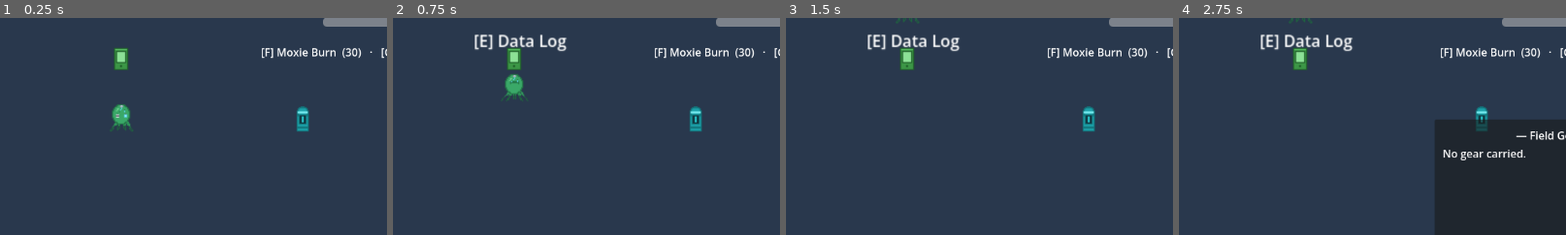
Above: before the commit, frames 1-4 (left to right).
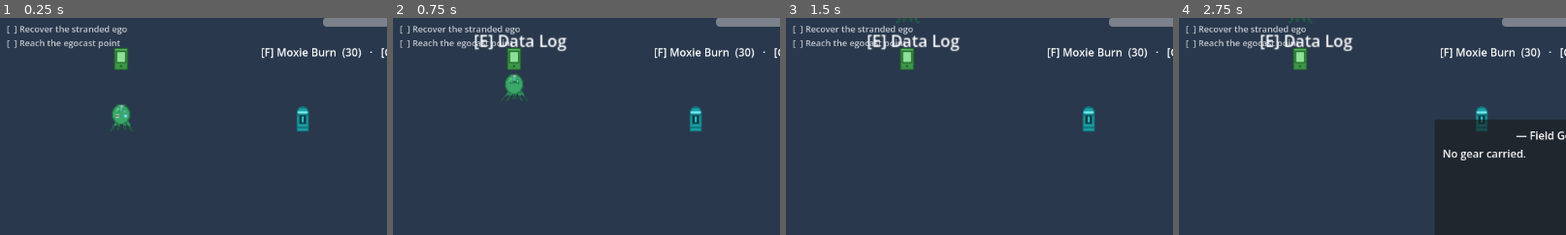
Above: after the commit, the same moments.

Repository: Curious-Conclusion/habitate-echo
Game: Godot game, scene res://scenes/op_hauler.tscn
The game is run twice, just before and just after one commit, with the same random seed, the same clock (stepped at 60 frames per second) and the same inputs. This scene is started directly instead of the project's main scene.
Inputs (mouse positions are % of the whole screen's width and height, from its top left):
- Up to frame 1 (0.25 s): no input
- Up to frame 2 (0.75 s): tap Enter (ui_accept) at 0.5 s; move the mouse to (45, 70) at 0.52 s; hold W (move_up) from 0.53 s (still down); hold E (interact) from 0.53 s (still down); click (45, 70) at 0.67 s
- Up to frame 3 (1.5 s): tap Enter (ui_accept) at 0.77 s; release W (move_up) at 1.25 s; release E (interact) at 1.25 s; drag from (80, 65) to (29, 84) at 1.27 s
- Up to frame 4 (2.75 s): tap Enter (ui_accept) at 2 s; move the mouse to (20, 35) at 2.02 s; hold A (move_left) from 2.03 s (still down); hold G (use_gear) from 2.03 s (still down)
The pictures show only the part of the screen within x 0-50%, y 4-54%; the shares and areas given below are measured in that part.

The runs differ from the first frame. In frame 1, 0.9% of the frame differs, in the area x 1-33%, y 3-15%; in frame 2, 0.9%; in frame 3, 0.9%; in frame 4, 0.9%.

Commit message:
Add headless verification suite; all 53 checks pass; fix objective HUD boot
tests/headless_check.gd runs the HANDOFF live-verification checklist inside
the real engine with no window or MCP needed (godot --headless -s):
autoloads, every scene's instantiation, the gear economy, the op_flags
save/load fix, progressive unlock gating, the full lab op (archive hazard
costs and spawns, Okafor rehabilitation state, the extract-dialogue hang fix,
replay deadlock fix), whisper pools, the ego-death fork, and difficulty
pacing. 53 passed, 0 failed.

tests/screenshot_scenes.gd renders each scene windowed and saves viewport
PNGs (tests/shots/, untracked) — visually confirmed title, hub, and all
three ops render with the new sprites.

The visual pass caught one real bug: on a direct scene launch the objectives
HUD rendered empty because its _ready ran before the op root's bootstrap
armed the op. The HUD now refreshes deferred as well.

Also: editor-generated .uid/.import metadata for the new scripts and sprites.

Co-Authored-By: Claude Opus 4.8 (1M context) <noreply@anthropic.com>

Diff:
--- a/scripts/objective_hud.gd
+++ b/scripts/objective_hud.gd
@@ -7,6 +7,9 @@
 
 func _ready() -> void:
 	MissionManager.objective_completed.connect(func(_id: StringName) -> void: _refresh())
+	# Deferred: on a direct scene launch the op root's _ready (which bootstraps
+	# the op) runs AFTER this child's — refresh again once the whole tree is up.
+	_refresh.call_deferred()
 	_refresh()
 
 func _refresh() -> void:
--- /dev/null
+++ b/tests/headless_check.gd
@@ -0,0 +1,260 @@
+extends SceneTree
+## Headless functional verification — runs the live-verification checklist
+## from HANDOFF.md inside the real engine, no window needed:
+##   godot --headless --path . -s res://tests/headless_check.gd
+## Exit code 0 = all passed. Exercises autoloads, scene instantiation, the
+## gear economy, the op_flags save/load fix, unlock gating, the full lab op
+## (archive hazard, Okafor fork, extract chain), replay, and the ego fork.
+## NOTE: overwrites user://habitat_echo.save (dev save).
+
+var _passed := 0
+var _failed := 0
+
+# Autoload identifiers don't resolve at compile time in a -s script; fetch them.
+var GS: Node
+var SF: Node
+var OC: Node
+var GC: Node
+var MM: Node
+var MORPH: Node
+
+func _initialize() -> void:
+	_run()
+
+func _run() -> void:
+	await process_frame  # let autoloads settle
+
+	GS = root.get_node_or_null("GameState")
+	SF = root.get_node_or_null("SceneFlow")
+	OC = root.get_node_or_null("OpCatalog")
+	GC = root.get_node_or_null("GearCatalog")
+	MM = root.get_node_or_null("MissionManager")
+	MORPH = root.get_node_or_null("MorphManager")
+	_check(GS != null, "autoload GameState present")
+	_check(SF != null, "autoload SceneFlow present")
+	_check(OC != null, "autoload OpCatalog present")
+	_check(GC != null, "autoload GearCatalog present")
+	if GS == null or SF == null or OC == null or GC == null:
+		print("RESULT: aborting, autoloads missing")
+		quit(1)
+		return
+
+	await _test_scene_instantiation()
+	_test_economy_and_gear()
+	_test_save_load_op_flags()
+	await _test_unlock_gating()
+	await _test_lab_flow()
+	_test_fork_and_difficulty()
+
+	print("")
+	print("RESULT: %d passed, %d failed" % [_passed, _failed])
+	quit(1 if _failed > 0 else 0)
+
+func _check(cond: bool, label: String) -> void:
+	if cond:
+		_passed += 1
+		print("PASS  " + label)
+	else:
+		_failed += 1
+		print("FAIL  " + label)
+
+## Emit dialogue_finished to resume any coroutine awaiting it, then unpause.
+func _pump_dialogue(scene: Node, times: int = 1) -> void:
+	var db: Node = scene.get_node("DialogueBox")
+	for i in times:
+		db.dialogue_finished.emit()
+	paused = false
+
+# ---------------------------------------------------------------------------
+
+func _test_scene_instantiation() -> void:
+	for path: String in [
+		"res://scenes/title.tscn", "res://scenes/hub.tscn", "res://scenes/main.tscn",
+		"res://scenes/op_hauler.tscn", "res://scenes/op_lab.tscn",
+	]:
+		GS.reset_new_game()
+		var ps: PackedScene = load(path)
+		if ps == null:
+			_check(false, "load " + path)
+			continue
+		var inst := ps.instantiate()
+		root.add_child(inst)
+		await process_frame  # let _ready chains run
+		_check(is_instance_valid(inst), "instantiate + ready " + path)
+		paused = false
+		inst.free()
+		await process_frame
+
+func _test_economy_and_gear() -> void:
+	GS.reset_new_game()
+	GS.complete_op(&"hauler")
+	_check(GS.credits == 55, "first completion awards 55 cr (got %d)" % GS.credits)
+	GS.complete_op(&"hauler")
+	_check(GS.credits == 55, "second completion awards nothing")
+	_check(GS.buy_gear(&"medichine", GC.cost(&"medichine")), "buy medichine")
+	_check(GS.credits == 35 and GS.gear.size() == 1, "credits 35, 1 item carried")
+	_check(GS.consume_gear(&"medichine"), "consume medichine")
+	_check(GS.gear.is_empty(), "loadout empty after consume")
+	_check(not GS.consume_gear(&"medichine"), "consuming what you lack fails")
+	GS.credits = 1000
+	for i in GS.MAX_GEAR_SLOTS:
+		GS.buy_gear(&"emp_charge", 25)
+	_check(not GS.buy_gear(&"emp_charge", 25), "5th item rejected (slots full)")
+	GS.gear.clear()
+	GS.credits = 5
+	_check(not GS.buy_gear(&"panic_farcaster", 40), "too poor to buy")
+
+func _test_save_load_op_flags() -> void:
+	GS.reset_new_game()
+	GS.set_flag(&"has_override")
+	GS.set_moxie(77)
+	GS.add_trauma(&"executioners_echo")
+	GS.complete_op(&"ke7")
+	GS.save()
+	GS.reset_new_game()
+	_check(GS.get_flag(&"has_override") == false, "state cleared before load")
+	_check(GS.load_game(), "load_game succeeds")
+	_check(GS.get_flag(&"has_override") == true, "op_flags survive JSON round-trip (the fix)")
+	_check(GS.moxie == 77, "moxie survives save/load")
+	_check(GS.traumas.has(&"executioners_echo"), "trauma survives save/load")
+	_check(GS.is_op_complete(&"ke7"), "completed ops survive save/load")
+
+func _test_unlock_gating() -> void:
+	GS.reset_new_game()
+	var hub := (load("res://scenes/hub.tscn") as PackedScene).instantiate()
+	root.add_child(hub)
+	await process_frame
+	hub._on_op_board()
+	_check(hub._board_ops.size() == 1, "fresh game: board shows only KE-7 (got %d)" % hub._board_ops.size())
+	hub.get_node("DialogueBox").choice_made.emit(hub._board_ops.size())  # "Stand down"
+	paused = false
+	GS.completed_ops.append(&"ke7")
+	hub._on_op_board()
+	_check(hub._board_ops.size() == 2, "after KE-7: hauler appears (got %d)" % hub._board_ops.size())
+	hub.get_node("DialogueBox").choice_made.emit(hub._board_ops.size())
+	paused = false
+	GS.completed_ops.append(&"hauler")
+	hub._on_op_board()
+	_check(hub._board_ops.size() == 3, "after hauler: lab appears (got %d)" % hub._board_ops.size())
+	hub.get_node("DialogueBox").choice_made.emit(hub._board_ops.size())
+	paused = false
+	hub.free()
+	await process_frame
+
+func _test_lab_flow() -> void:
+	GS.reset_new_game()
+	GS.difficulty = GS.Difficulty.STANDARD
+	var lab := (load("res://scenes/op_lab.tscn") as PackedScene).instantiate()
+	root.add_child(lab)
+	await process_frame
+	_check(GS.current_op_id == &"lab", "lab bootstrap arms the op")
+	var db: Node = lab.get_node("DialogueBox")
+	var player: Node = lab.get_node("Player")
+
+	# Archive gating: octomorph refused.
+	MORPH.switch_morph(&"octomorph")
+	lab._on_archive()
+	paused = false
+	_check(not MM.is_complete(&"recover_protocol"), "octomorph cannot use the archive")
+
+	# Personnel sting: -10 Moxie at STANDARD.
+	MORPH.switch_morph(&"biomorph")
+	await process_frame
+	var moxie_before: int = player.current_moxie
+	lab._on_archive()
+	db.choice_made.emit(1)  # personnel records
+	paused = false
+	_check(player.current_moxie == moxie_before - 10, "personnel costs 10 moxie (got %d->%d)" % [moxie_before, player.current_moxie])
+
+	# Primary basilisk: -30 Moxie, swarms wake on STANDARD.
+	moxie_before = player.current_moxie
+	lab._on_archive()
+	db.choice_made.emit(0)  # primary archive (coroutine suspends awaiting dialogue)
+	_pump_dialogue(lab, 2)  # hazard text, then the drones line -> spawn
+	await process_frame
+	_check(player.current_moxie == moxie_before - 30, "primary sears 30 moxie")
+	var swarms := root.get_tree().get_nodes_in_group("nanite_swarm")
+	_check(swarms.size() == 1, "STANDARD wakes 1 swarm (got %d)" % swarms.size())
+	for s in swarms:
+		s.free()
+
+	# Maintenance partition: the protocol.
+	lab._on_archive()
+	db.choice_made.emit(2)
+	paused = false
+	_check(MM.is_complete(&"recover_protocol"), "maintenance partition yields the protocol")
+
+	# Okafor: rehab requires the protocol (have it) -> rep +1, flag, backlash.
+	var rep_before: int = GS.firewall_rep
+	moxie_before = player.current_moxie
+	lab._on_researcher()
+	db.choice_made.emit(0)  # rehabilitate (suspends at post-resolution await)
+	_pump_dialogue(lab, 2)
+	await process_frame
+	_check(MM.is_complete(&"resolve_researcher"), "rehabilitation resolves Okafor")
+	_check(GS.firewall_rep == rep_before + 1, "rehab grants +1 rep")
+	_check(GS.get_flag(&"researcher_saved") == true, "researcher_saved flag set")
+	_check(player.current_moxie == moxie_before - 25, "rehab backlash costs 25 moxie")
+	for s in root.get_tree().get_nodes_in_group("nanite_swarm"):
+		s.free()
+
+	# Extract: dialogue opens BEFORE completion (the hang fix), chain ends in
+	# complete_op + debrief.
+	lab._on_extract_point()
+	_check(MM.is_complete(&"extract"), "extract completes at the relay")
+	_check(db.get_node("Panel").visible, "extract leaves a dialogue open (hang fix)")
+	_pump_dialogue(lab, 2)  # extract beat -> debrief -> go_to_hub (deferred)
+	_check(GS.is_op_complete(&"lab"), "lab marked complete")
+	_check(GS.credits == 70, "lab awards 70 cr (got %d)" % GS.credits)
+	lab.free()
+	await process_frame
+	# go_to_hub's deferred change_scene fires now and instantiates the hub as
+	# current_scene — free it, or its Player pollutes the "player" group and
+	# the whispers assertions below read the wrong body.
+	await process_frame
+	if current_scene != null:
+		current_scene.free()
+		await process_frame
+
+	# Replay: persistent researcher flags must not deadlock the op.
+	SF.begin_op(&"lab")
+	var lab2 := (load("res://scenes/op_lab.tscn") as PackedScene).instantiate()
+	root.add_child(lab2)
+	await process_frame
+	_check(not MM.is_complete(&"resolve_researcher"), "replay re-arms objectives")
+	lab2._on_researcher()
+	paused = false
+	_check(MM.is_complete(&"resolve_researcher"), "replay auto-resolves the empty rack (deadlock fix)")
+
+	# Whispers pools on the lab's own instance.
+	var wh: Node = lab2.get_node("Whispers")
+	var p2: Node = lab2.get_node("Player")
+	GS.traumas.clear()
+	p2.current_moxie = 80
+	_check(wh._build_pool().is_empty(), "stable + clean = silence")
+	GS.add_trauma(&"executioners_echo")
+	p2.current_moxie = 50
+	var pool: Array = wh._build_pool()
+	_check(pool.size() == 3 and String(pool[0]).contains("Finally"), "shaken + trauma = trauma voice only")
+	p2.current_moxie = 20
+	_check(wh._build_pool().size() == 13, "deranged = full chorus + trauma lines")
+	lab2.free()
+	await process_frame
+
+func _test_fork_and_difficulty() -> void:
+	GS.reset_new_game()
+	SF.begin_op(&"hauler")
+	GS.set_moxie(40)
+	GS.gear.append(&"medichine")
+	GS.fork_from_checkpoint()
+	_check(GS.continuity_breaks == 1, "fork counts a continuity break")
+	_check(GS.traumas.has(&"fork_dissonance"), "fork leaves fork_dissonance")
+	_check(GS.moxie == GS.MAX_MOXIE, "fork restores moxie")
+	_check(GS.gear.has(&"medichine"), "fork keeps mechanical progress (gear)")
+
+	GS.difficulty = GS.Difficulty.STORY
+	_check(GS.swarm_count() == 1 and GS.hazard_moxie_mult() == 0.5, "STORY pacing")
+	GS.difficulty = GS.Difficulty.RELENTLESS
+	_check(GS.swarm_count() == 2 and GS.hazard_moxie_mult() == 1.5, "RELENTLESS pacing")
+	GS.difficulty = GS.Difficulty.STANDARD
+	_check(GS.swarm_count() == 1 and GS.hazard_moxie_mult() == 1.0, "STANDARD pacing")
--- /dev/null
+++ b/tests/screenshot_scenes.gd
@@ -0,0 +1,31 @@
+extends SceneTree
+## Visual verification harness — loads each scene windowed, lets it render,
+## and saves the viewport to tests/shots/<name>.png:
+##   godot --path . -s res://tests/screenshot_scenes.gd
+## (NOT --headless; a window opens briefly.) Generated PNGs are untracked.
+
+const SHOTS := [
+	["title", "res://scenes/title.tscn"],
+	["hub", "res://scenes/hub.tscn"],
+	["op_ke7", "res://scenes/main.tscn"],
+	["op_hauler", "res://scenes/op_hauler.tscn"],
+	["op_lab", "res://scenes/op_lab.tscn"],
+]
+
+func _initialize() -> void:
+	_run()
+
+func _run() -> void:
+	await process_frame
+	DirAccess.make_dir_recursive_absolute("res://tests/shots")
+	for entry: Array in SHOTS:
+		root.get_node("GameState").reset_new_game()
+		change_scene_to_file(entry[1])
+		for i in 10:  # let _ready, sprites, and a few animation frames settle
+			await process_frame
+		paused = false  # a scene may have opened a pausing dialogue; keep going
+		var img := root.get_texture().get_image()
+		img.save_png("res://tests/shots/%s.png" % entry[0])
+		print("SHOT  " + entry[0])
+	print("RESULT: shots done")
+	quit(0)
Not shown, added: art/objects/archive.png.import
Not shown, added: art/objects/comm.png.import
Not shown, added: art/objects/debrief.png.import
Not shown, added: art/objects/device.png.import
Not shown, added: art/objects/fabber.png.import
Not shown, added: art/objects/op_board.png.import
Not shown, added: art/objects/pod.png.import
Not shown, added: art/objects/psycho.png.import
Not shown, added: art/objects/relay.png.import
Not shown, added: art/objects/researcher.png.import
Not shown, added: art/objects/specimen.png.import
Not shown, added: art/objects/stack.png.import
(and 8 more such lines)
